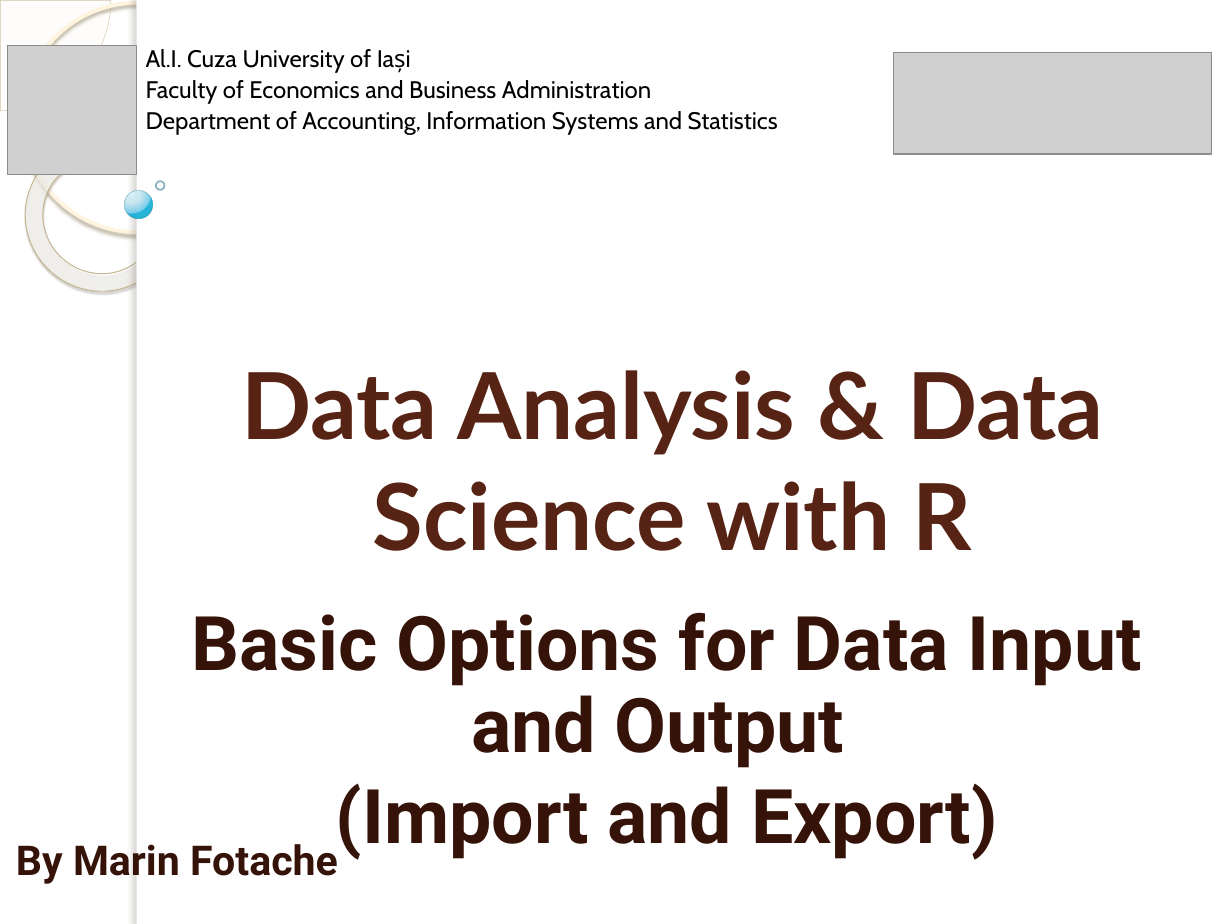
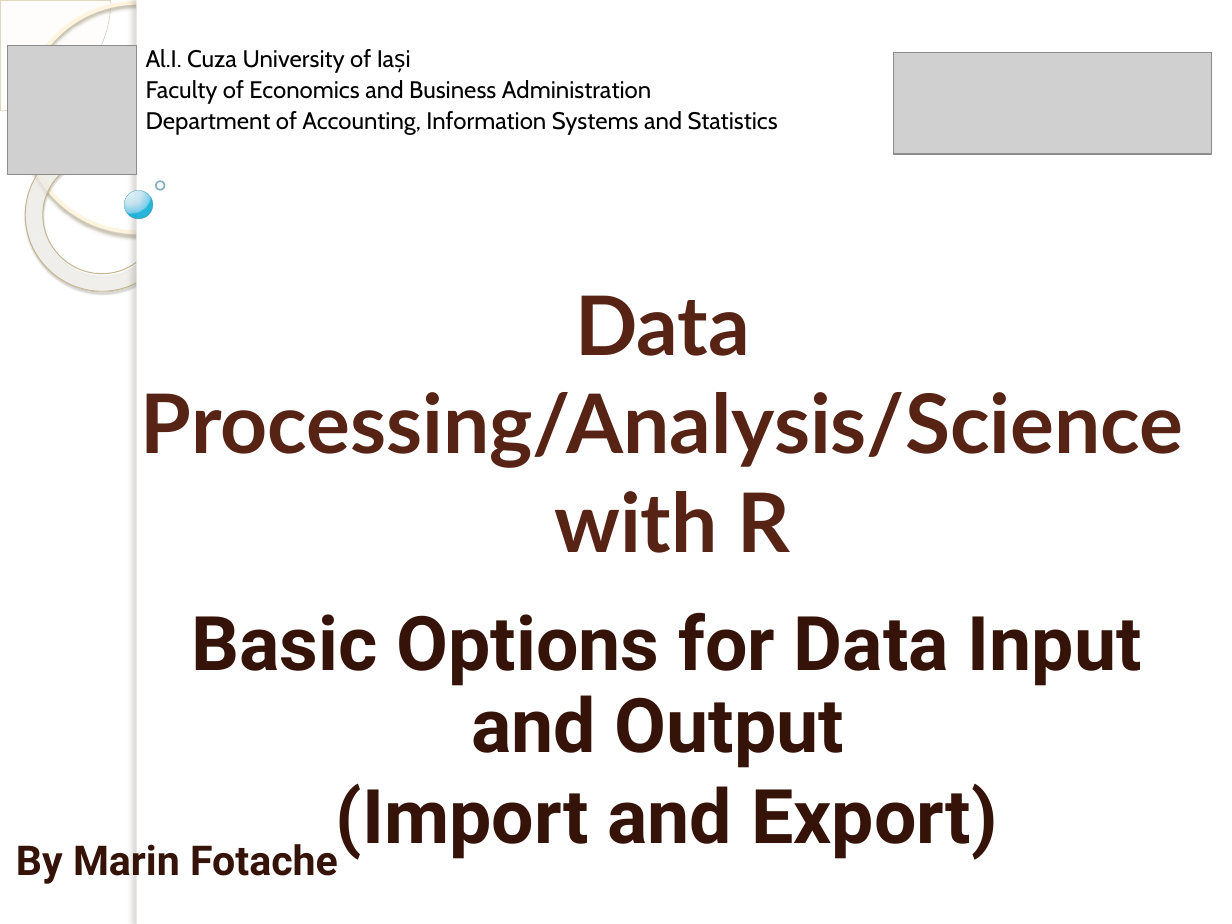
Before and after one commit to marinfotache/Data-Processing-Analysis-Science-with-R, a slide deck: slide 1 of 02 Basic Data Import and Export/02a_basic_data_input_output.pptx. Drawn at 1232x924 pixels with LibreOffice and Linux fonts; fonts in the diff are those of the drawing; grey boxes stand for pictures; background and template pictures are left out. Boxes give left, top, right and bottom in pixels: in the first picture for what was removed or moved away, otherwise in the second. Text is boxed around its words. In the diff, an @@ line names an element or a change of style, - is before the commit and + after.

```diff
--- a/02 Basic Data Import and Export/02a_basic_data_input_output.pptx
+++ b/02 Basic Data Import and Export/02a_basic_data_input_output.pptx
@@ title at (x1=141, y1=295, x2=1184, y2=553): text changed; size 54 to 48 pt @@
-Data Analysis & Data Science with R
+Data
+Processing/Analysis/Science
+with R
```
Also in this commit, not shown: 1 other file.
